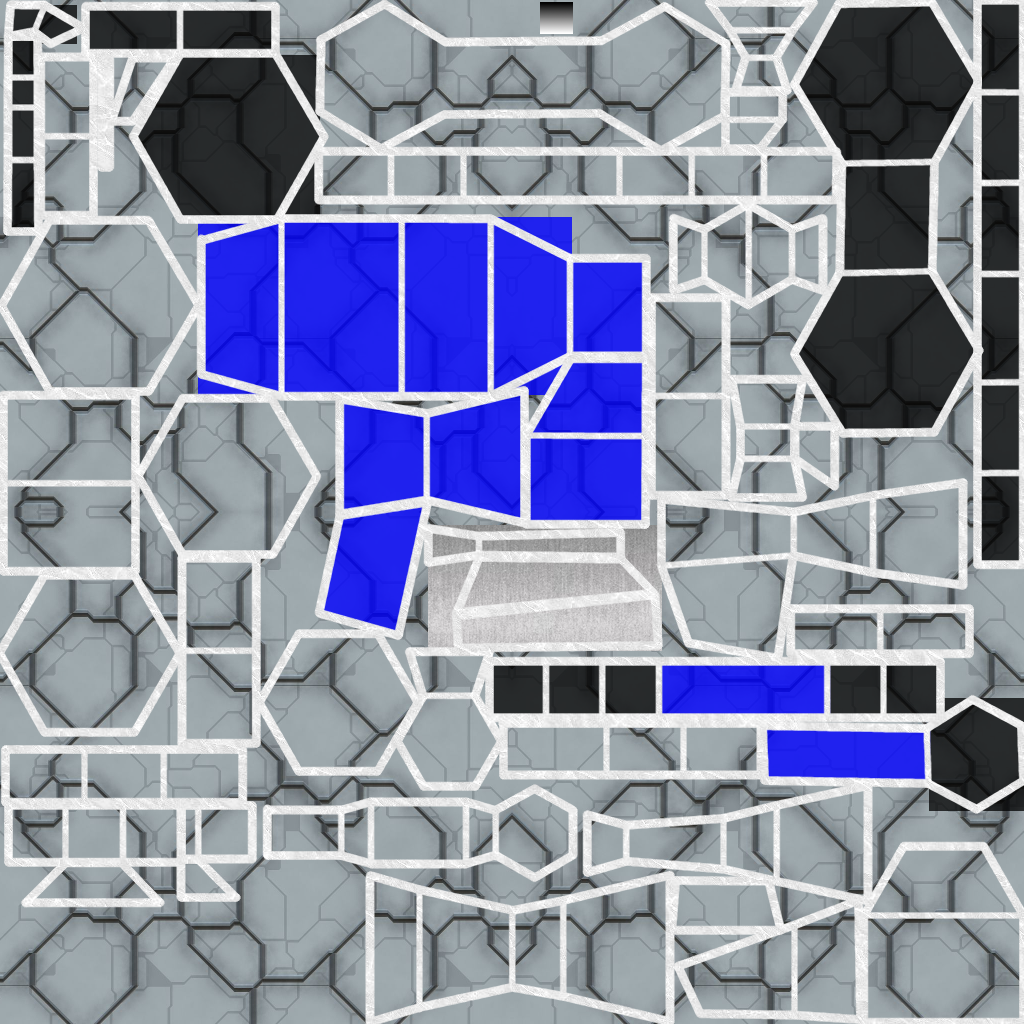
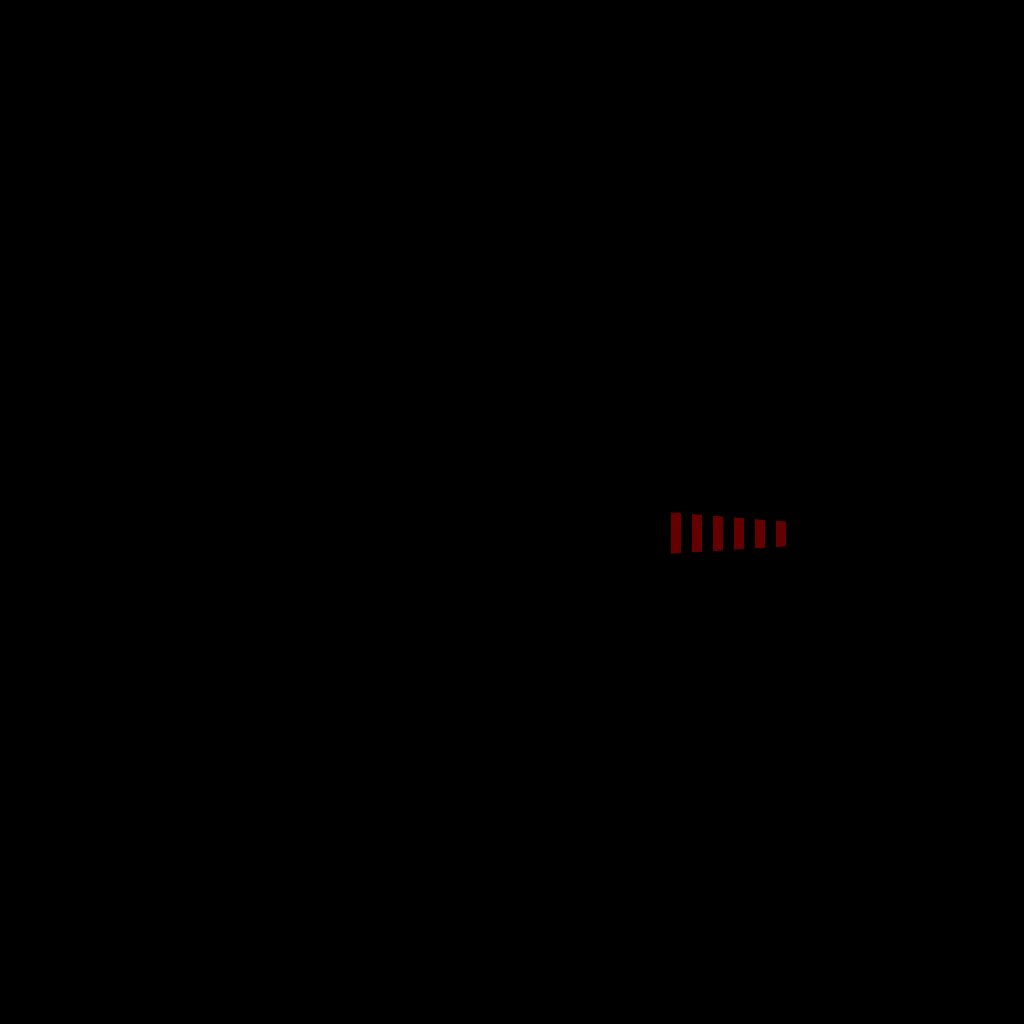
Two versions of the same layered image (w=1024, h=1024). Layer-by-layer changes:
hid "perimetro" over [0, 0, 1024, 1024]
added layer "perimetro copia" above "perno" over [0, 0, 1024, 1024]
added layer "luce" above "sfuma" over [671, 512, 786, 554]
hid "sfuma" over [540, 2, 573, 34]
hid "scuro", painted on it over [2, 0, 1024, 876]
hid "Livello incollato" over [428, 525, 662, 651]
added layer "foro" above "colore" over [62, 628, 548, 848]
hid "colore", painted on it over [3, 217, 931, 789]
added layer "sfondocol" above "Livello incollato copia" over [0, 0, 1024, 1024]
hid "Livello incollato copia" over [0, 0, 1024, 1024]
